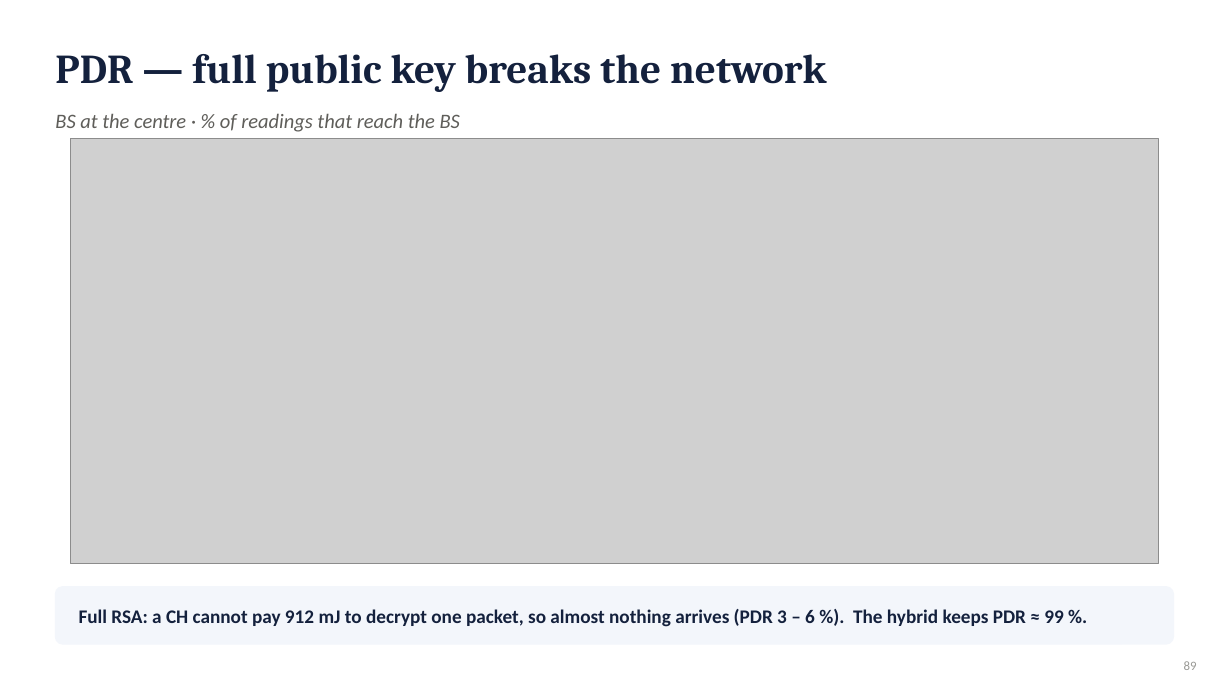
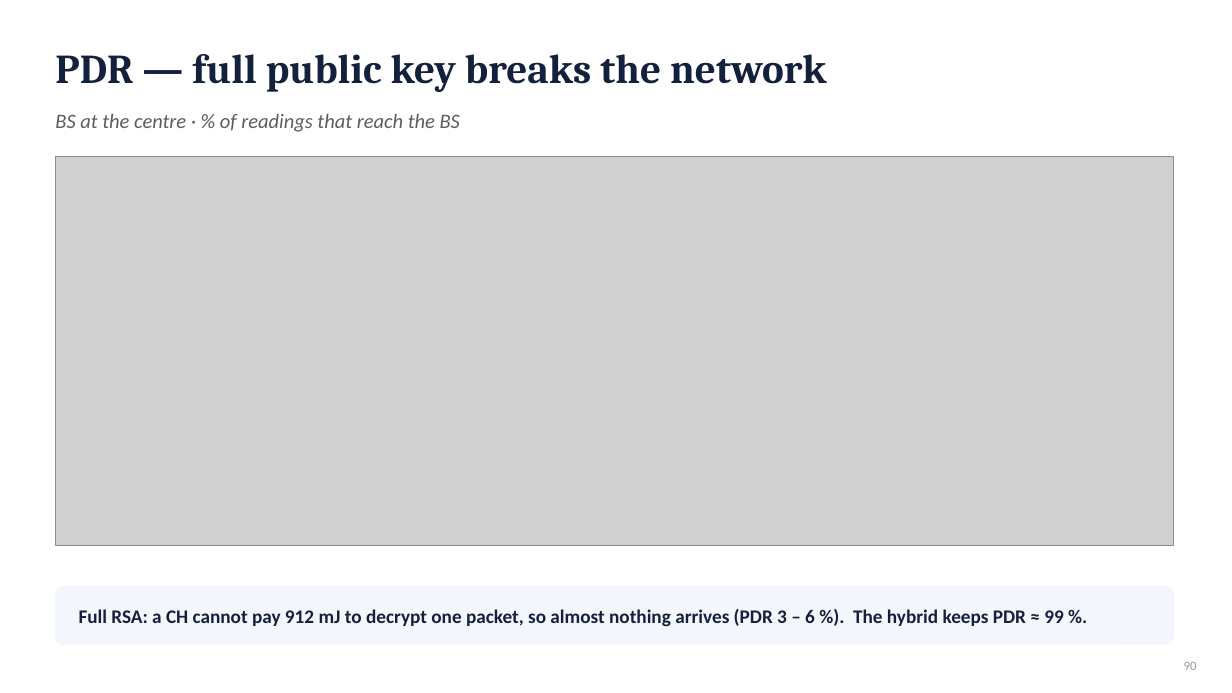
Before and after one commit to RahmaOshba/Routing-Protocols, a slide deck: slide 90 of thesis-final/Thesis_Defense_v8-Chain.pptx (slide 89 before the commit). Drawn at 1232x693 pixels with LibreOffice and Linux fonts; fonts in the diff are those of the drawing; grey boxes stand for pictures. Boxes give left, top, right and bottom in pixels: in the first picture for what was removed or moved away, otherwise in the second. Text is boxed around its words. In the diff, an @@ line names an element or a change of style, - is before the commit and + after.

```diff
--- a/thesis-final/Thesis_Defense_v8-Chain.pptx
+++ b/thesis-final/Thesis_Defense_v8-Chain.pptx
@@ picture: place and size @@
-picture at bbox=[70, 139, 1158, 564]
+picture at bbox=[55, 157, 1174, 545]
@@ text at bbox=[1184, 662, 1197, 670]: text changed @@
-89
+90
```
Also in this commit, not shown: 7 other slides changed, 1 slide added, 51 other files.
